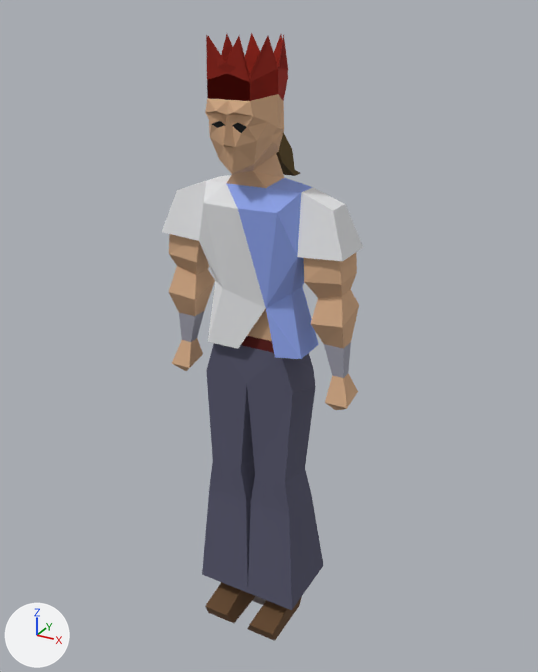
The glTF model public/assets/diversions-gltf/party_pete.glb: old version first, new version second.
The view is the same before and after, from a 50 mm lens placed at (116.0, -204.0, 213.0), pointed at (4.0, 0.0, 112.0). Arrows for +X, +Y and +Z are at lower left; the lights stay in place. The first picture is the older version. Vertices at exactly the same position are counted once.

Before the edit, the objects in view are built like this:
```python
me_mesh_0 = bpy.data.meshes.new('Mesh_0')
me_mesh_0.from_pydata(...)  # 300 vertices, 547 faces; spans x -35.0..35.0, y -20.0..26.0, z -6.0..207.0
me_mesh_0.materials.append(mat_material_0)  # picture img_image_0
ob_mesh_0 = bpy.data.objects.new('Mesh_0', me_mesh_0)
ob_mesh_0.location = (0.0, 0.0, 0.0)
```
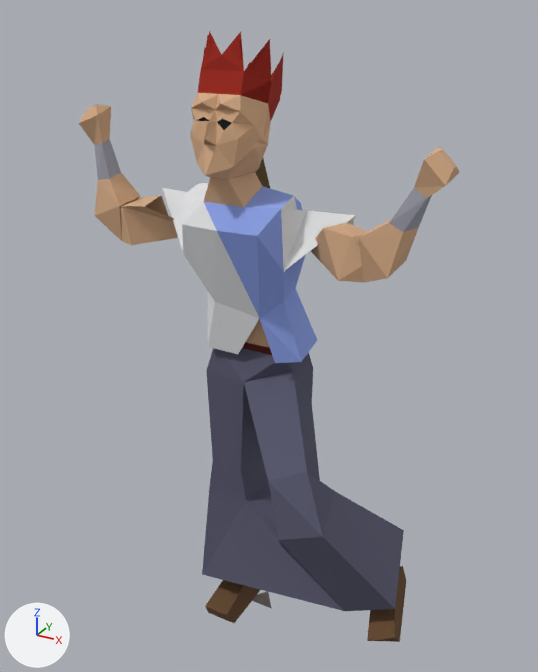
The newer file adds a shape key; the second version is drawn at full value of the shape key 'target_22' of 'Mesh_0', and the change is written as the vertex moves it makes.

Pixel boxes [x1, y1, x2, y2] of what changed, in the pictures (538 x 672 px; the box of a moved part takes in the faces that stretch with it):
'Mesh_0', reshaped (89% wider): before [162, 33, 363, 641]; after [79, 31, 459, 642]
part 1 of me_mesh_0, moved or reshaped: before [276, 132, 301, 176]; after [255, 158, 270, 188]
part 2 of me_mesh_0, moved or reshaped: before [248, 597, 302, 641]; after [367, 566, 406, 642]
part 3 of me_mesh_0, moved or reshaped: before [162, 33, 363, 610]; after [79, 31, 459, 611]

Patch to the scene script:
```diff
--- a/public/assets/diversions-gltf/party_pete.glb.py
+++ b/public/assets/diversions-gltf/party_pete.glb.py
@@ me_mesh_0 @@
 # used by ob_mesh_0; location = (0.0, 0.0, 0.0)
-me_mesh_0.from_pydata(...)  # 300 vertices, 547 faces; spans x -35.0..35.0, y -20.0..26.0, z -6.0..207.0
+me_mesh_0.from_pydata(...)  # 300 vertices, 547 faces; spans x -56.0..66.0, y -34.0..16.0, z -6.0..208.0
+# me_mesh_0 part 1: the loose piece of 24 vertices spanning x -3.0..3.0, y 2.0..26.0, z 162.0..180.0 is turned -20 degrees about the x axis through its middle and scaled by 1.01, then moved by (0.0, -14.0, -8.0)
+# me_mesh_0 part 2: the loose piece of 18 vertices spanning x 3.0..15.0, y -18.0..8.0, z -6.0..19.0 is multiplied about its middle by the matrix ((0.878, -0.22, -0.401), (0.014, 0.881, -0.452), (0.457, 0.395, 0.784)), then moved by (42.0, -8.0, 25.0)
+# me_mesh_0 part 3: 221 of 300 vertices moved; they spanned x -35.0..35.0, y -20.0..16.0, z 8.0..207.0 and now span x -56.0..66.0, y -34.0..12.0, z 26.0..208.0; mean shift (2.0, -9.0, 13.0); largest move (-30.0, -2.0, 91.0) -> (-50.0, -16.0, 186.0)
 me_mesh_0.materials.append(mat_material_0)
```
